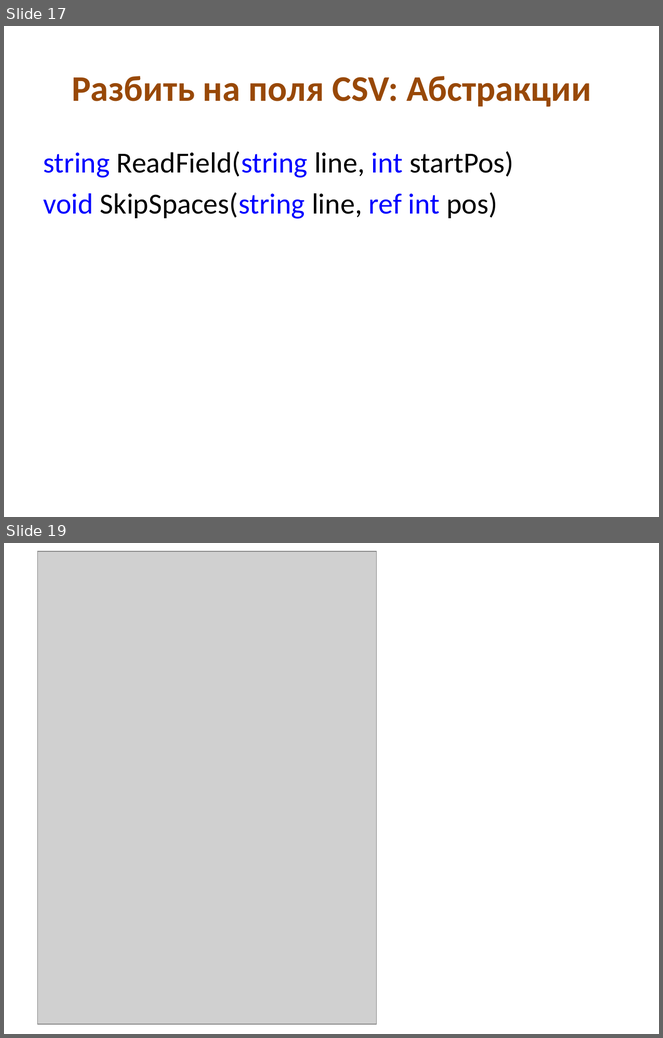
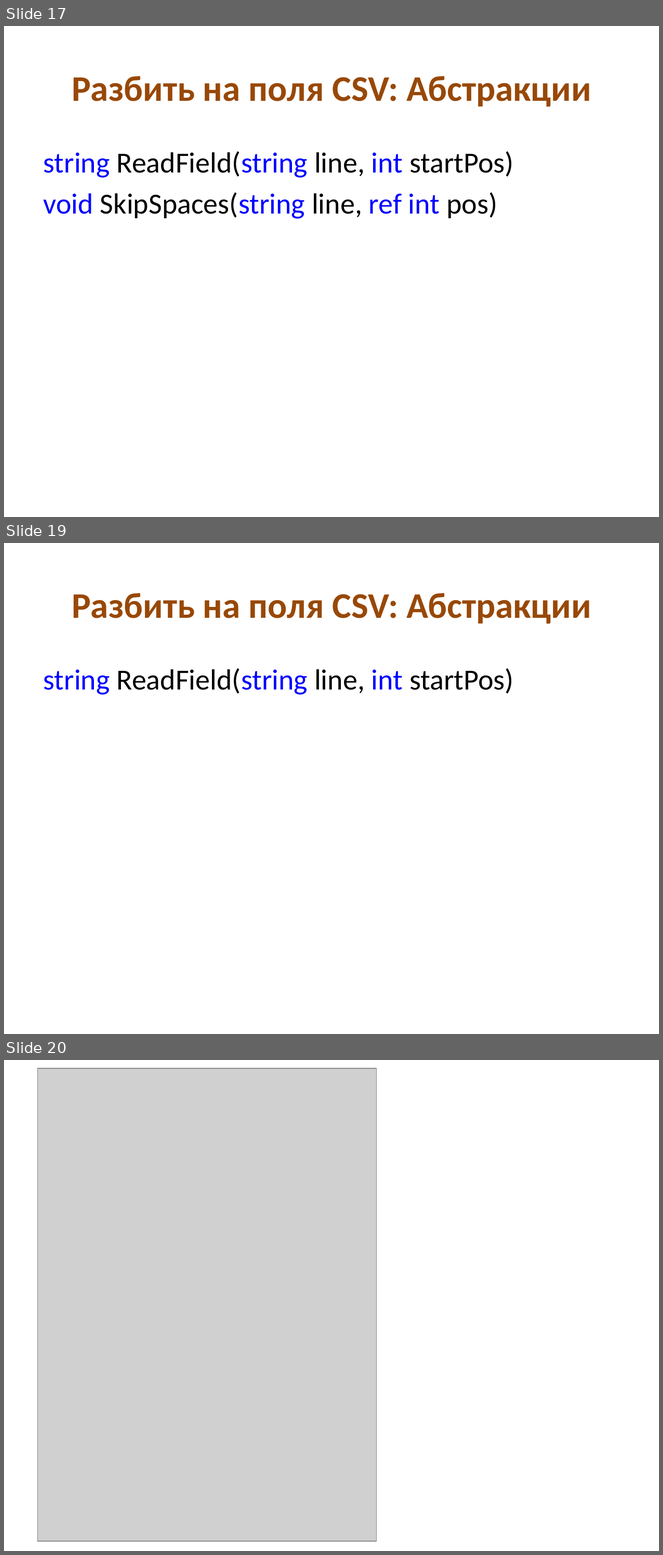
Before and after one commit to kontur-edu/kampus-nsk-2013-11, a slide deck: 02-CleanCode&Testing/CleanCode.pptx. Shown one above the other, each under a label of ours: slides 17 and 19 before the commit, slides 17, 19 and 20 after it; the slides between them are not shown. The pictures are 663x1038 and 663x1555 pixels, drawn with LibreOffice and Linux fonts; fonts in the diff are those of the drawing; grey boxes stand for pictures. Boxes give left, top, right and bottom in pixels: in the first picture for what was removed or moved away, otherwise in the second. Text is boxed around its words. In the diff, an @@ line names an element or a change of style, - is before the commit and + after.

```diff
--- a/02-CleanCode&Testing/CleanCode.pptx
+++ b/02-CleanCode&Testing/CleanCode.pptx
@@ slide 19 added at [4,543,659,1034], background #FFFFFF @@
@@ title added at [72,593,591,624], 39.6 pt, text #984807, bold @@
+Разбить на поля CSV: Абстракции
@@ text added at [44,668,514,695], 32 pt, text #000000 @@
+string ReadField(string line, int startPos)
@@ what was slide 19 is now slide 20 @@
```
Also in this commit, not shown: 6 slides changed, 1 slide removed, 1 other file.
